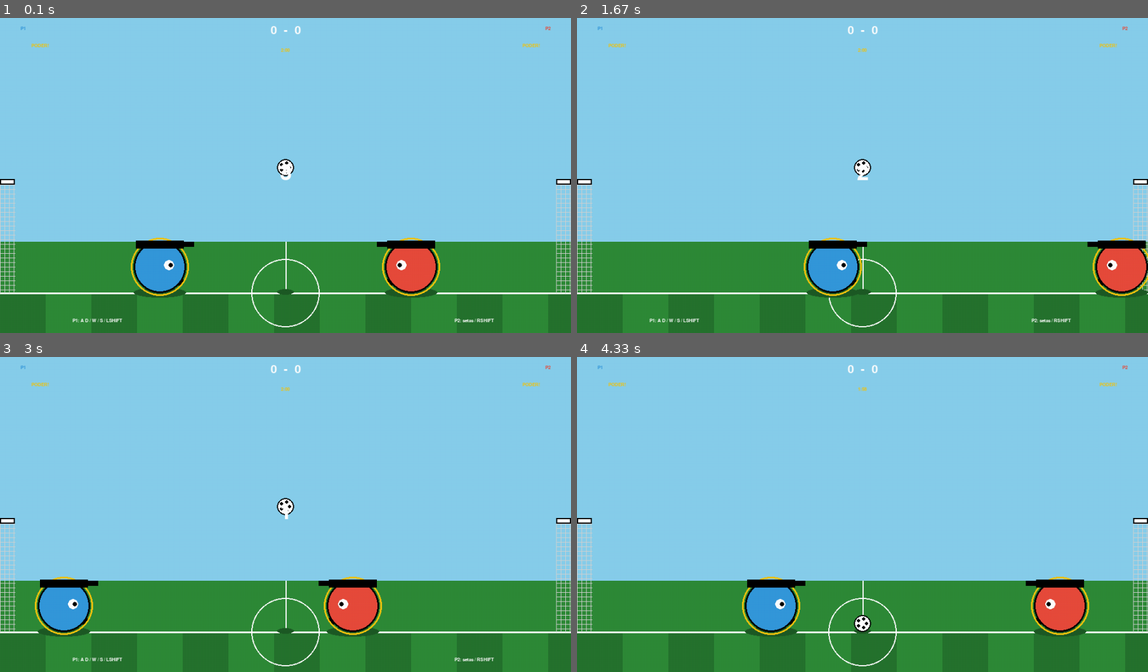
Above: before the commit, frames 1-4 (two rows, left to right).
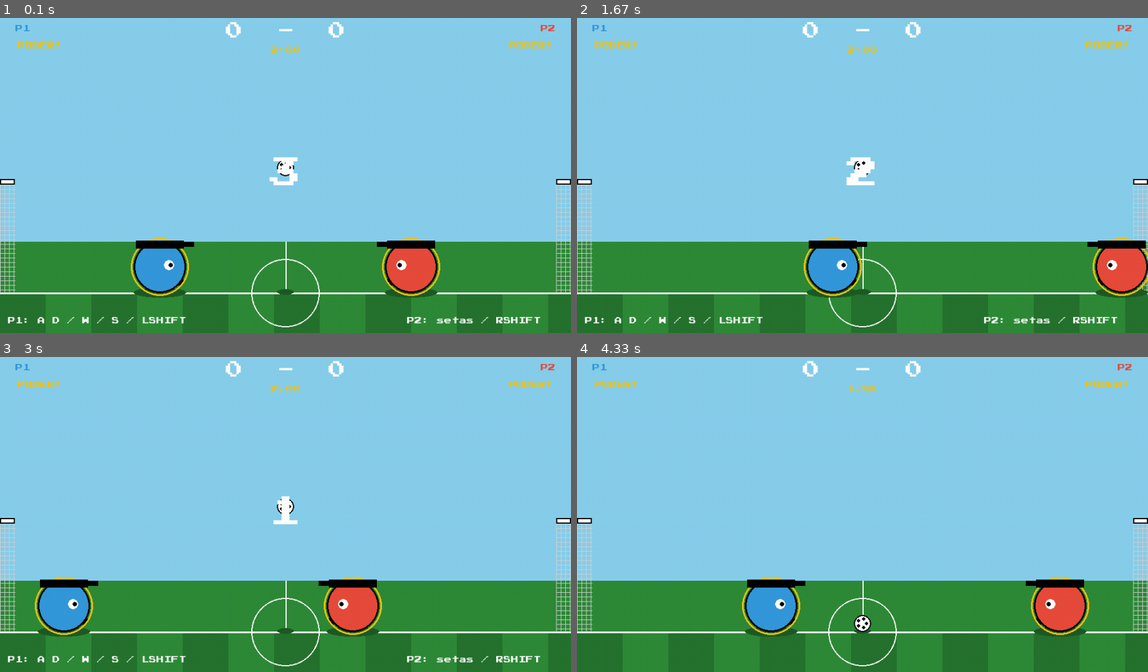
Above: after the commit, the same moments.

Repository: MateusLou/pygame
Game: pygame game, started from headsoccer.py
Two runs of this game, one before a commit and one after it. Both use one fixed random seed, a clock stepped at 60 frames per second and the inputs below.
Inputs:
- Up to frame 1 (0.1 s): no input
- Up to frame 2 (1.67 s): hold Right 0.33-0.8 s; hold Up 0.83-1.13 s; hold W 0.83-1.13 s; hold Right 1.17-1.63 s; hold D 1.17-1.63 s
- Up to frame 3 (3 s): hold Left 1.67-2.2 s; hold A 1.67-2.2 s; hold Left 2.57-2.97 s; hold A 2.57-2.97 s
- Up to frame 4 (4.33 s): hold Up 3-3.37 s; hold W 3-3.37 s; hold Right 3.4-4.03 s; hold D 3.4-4.03 s; hold Down from 4.07 s (still down); hold S from 4.07 s (still down)

The runs differ from the first frame. In frame 1, 1.3% of the frame differs, in the area x 1-98%, y 1-97%; in frame 2, 1.4%; in frame 3, 1.3%; in frame 4, 0.6%.

Commit message:
fix: corrige caminho da fonte e reorganiza os assets em pasta dedicada

Diff:
--- a/config.py
+++ b/config.py
@@ -2,8 +2,8 @@
 
 from os import path
 
-DIR_FNT = path.join(path.dirname(__file__), 'referencia', 'assets', 'font')
-DIR_SND = path.dirname(__file__)
+DIR_FNT = path.join(path.dirname(__file__), 'assets', 'font')
+DIR_SND = path.join(path.dirname(__file__), 'assets', 'snd')
 
 # ----- Tela
 LARGURA = 1000
Not shown, changed: README.md
Binary file added: assets/font/PressStart2P.ttf
Not shown, added: assets/snd/apito.wav
